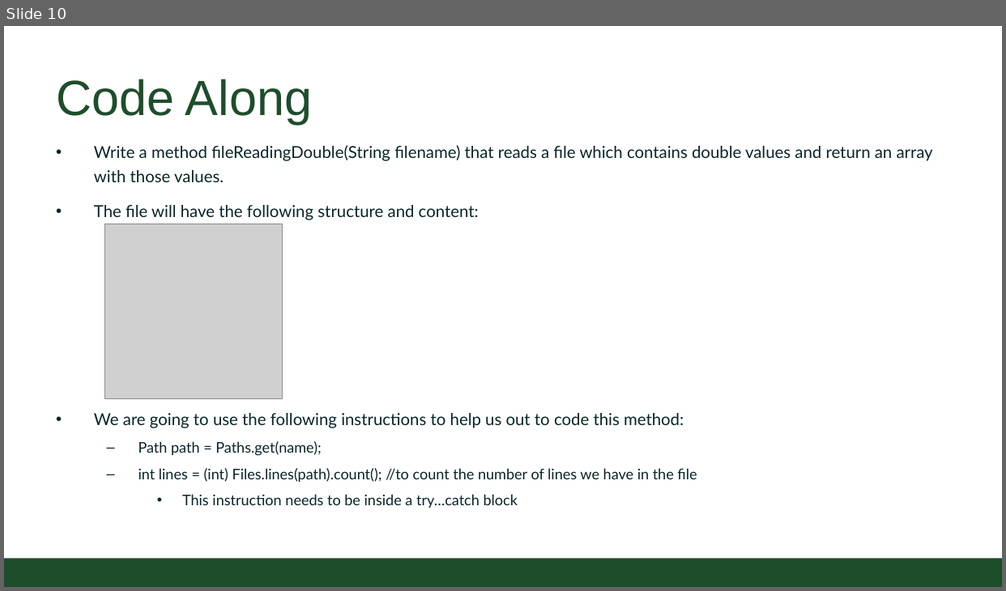
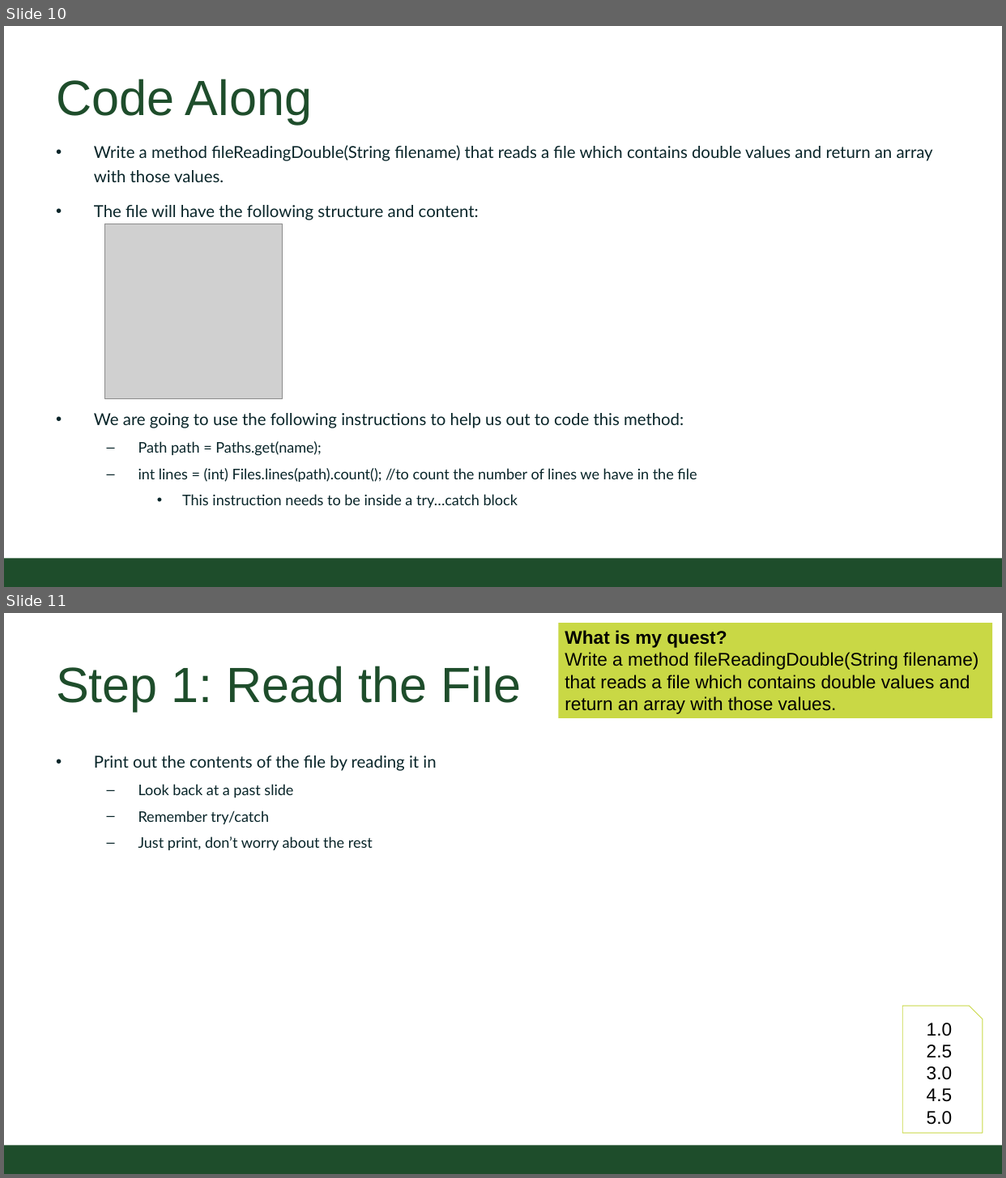
Before and after one commit to CSU-CompSci-CS163-4/Handouts, a slide deck: slides/On-Campus/07_02_FileInput.pptx. Shown one above the other, each under a label of ours: slide 10 before the commit, slides 10 and 11 after it. The pictures are 1006x591 and 1006x1178 pixels, drawn with LibreOffice and Linux fonts; fonts in the diff are those of the drawing; grey boxes stand for pictures; background and template pictures are left out. Boxes give left, top, right and bottom in pixels: in the first picture for what was removed or moved away, otherwise in the second. Text is boxed around its words. In the diff, an @@ line names an element or a change of style, - is before the commit and + after.

Commit message:
added step slides and default code to start with

```diff
--- a/slides/On-Campus/07_02_FileInput.pptx
+++ b/slides/On-Campus/07_02_FileInput.pptx
@@ slide 11 added at bbox=[4, 613, 1002, 1174], background #FFFFFF; not listed: 1 template element that a slide beside it also shows @@
@@ rectangle added at bbox=[559, 623, 993, 718], fill #C9D845, 20 pt, text #000000 @@
+What is my quest?
+Write a method fileReadingDouble(String filename) that reads a file which contains double values and return an array with those values.
@@ title added at bbox=[56, 666, 521, 711], 54 pt, text #1E4D2B @@
+Step 1: Read the File
@@ text added at bbox=[94, 756, 436, 850], 16 pt, text #092529 @@
+• Print out the contents of the file by reading it in
+  – Look back at a past slide
+  – Remember try/catch
+  – Just print, don’t worry about the rest
@@ snip rect added at bbox=[902, 1006, 982, 1133], outline #C9D845 0.75 pt, 20 pt, text #000000 @@
+1.0
+2.5
+3.0
+4.5
+5.0
```
Also in this commit, not shown: 2 other slides added, 4 other files.
